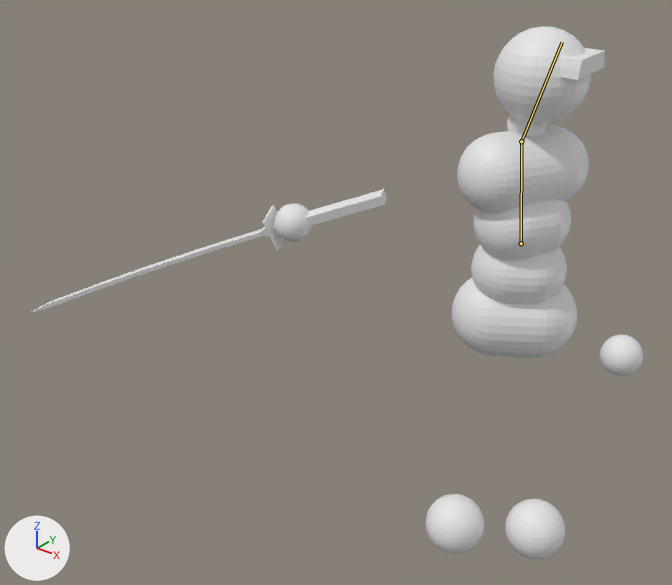
The glTF model assets/models/simple_combat_char.glb, before and after one commit.
Both versions are drawn from a 50 mm camera at (3.14, -9.26, 2.17) aimed at (1.49, -7.19, 0.89). Arrows for +X, +Y and +Z are at lower left; the lights stay in place. The first picture is the older version. Both versions are drawn at frame 32 of the action 'Attack_side_zoom'; the numbers are the values there. The bones that change are drawn over the model as lines.

In view in the first picture: 'Body', 'Sword'.
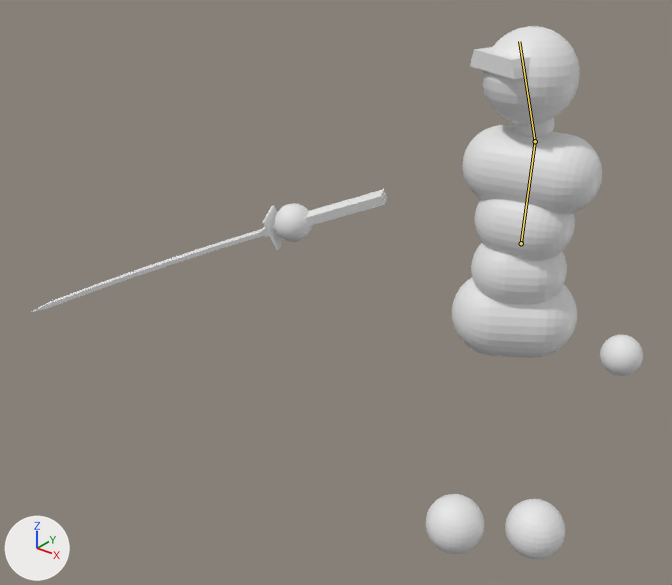
Commit message: fixes focusing/looking for enemy attack "st_attack_4"

What the commit changed:
Bone 'Upper back' (bone_upper_back) turns from (-1, 30, -5) to (-1, -24, 4) degrees about its own x, y and z.
Bone 'Head' (bone_head) turns from (2, 29, 10) to (2, -28, -10) degrees about its own x, y and z.

What differs and where, as boxes (x1, y1, x2, y2) in the pictures (672 x 585 px):
'Body', posed
    both: (275, 26, 643, 559)
bone 'Upper back', root to tip
    before: (521, 243) to (521, 141)
    after: (521, 243) to (535, 141)
bone 'Head', root to tip
    before: (521, 141) to (562, 42)
    after: (535, 141) to (519, 41)
